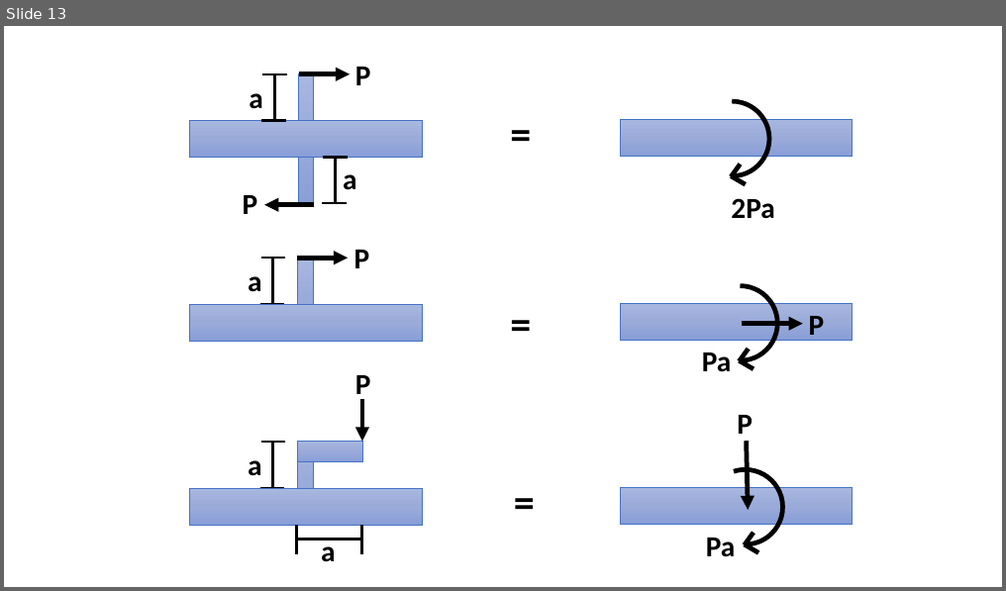
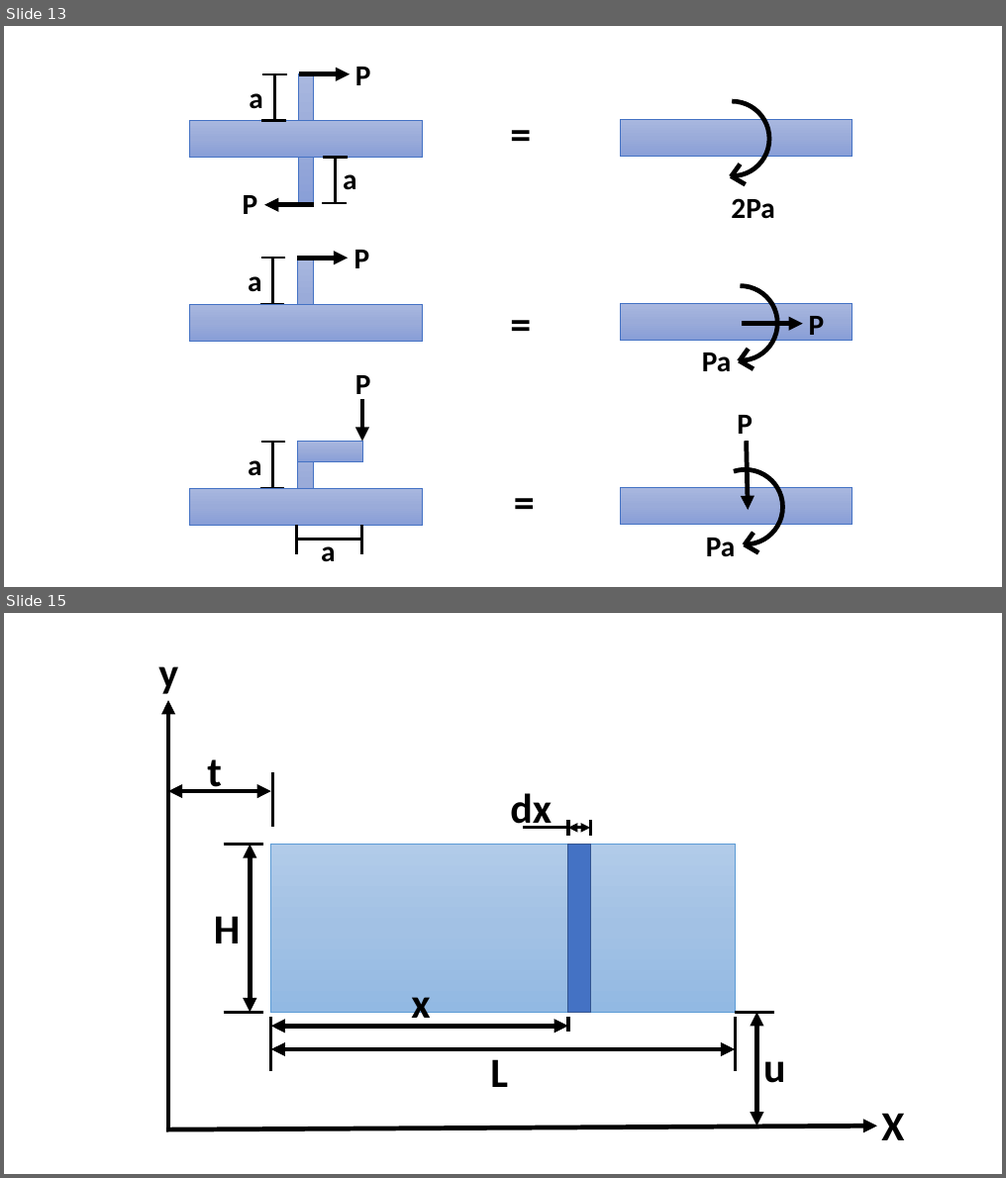
Before and after one commit to Kulasekaran-148/LATEX-Shortnotes-GATE, a slide deck: STRENGTH OF MATERIALS SHORTNOTES/SOM Revision.pptx. Shown one above the other, each under a label of ours: slide 13 before the commit, slides 13 and 15 after it; the slides between them are not shown. The pictures are 1006x591 and 1006x1178 pixels, drawn with LibreOffice and Linux fonts; fonts in the diff are those of the drawing. Boxes give left, top, right and bottom in pixels: in the first picture for what was removed or moved away, otherwise in the second. Text is boxed around its words. In the diff, an @@ line names an element or a change of style, - is before the commit and + after.

```diff
--- a/STRENGTH OF MATERIALS SHORTNOTES/SOM Revision.pptx
+++ b/STRENGTH OF MATERIALS SHORTNOTES/SOM Revision.pptx
@@ slide 15 added at bbox=[4, 613, 1002, 1174], background #FFFFFF @@
@@ text added at bbox=[158, 666, 178, 694], 40 pt, text #000000, bold @@
+y
@@ arrow added from (168, 1131) to (168, 700), #000000 4.5 pt @@
@@ text added at bbox=[207, 760, 222, 793], 40 pt, text #000000, bold @@
+t
@@ line added from (272, 772) to (272, 827), #000000 3 pt @@
@@ double arrow added from (168, 791) to (271, 791), #000000 4.5 pt @@
@@ text added at bbox=[510, 793, 551, 829], 40 pt, text #000000, bold @@
+dx
@@ line added from (568, 836) to (568, 820), #000000 3 pt @@
@@ line added from (590, 836) to (590, 820), #000000 3 pt @@
@@ line added from (224, 845) to (263, 845), #000000 3 pt @@
@@ double arrow added from (250, 1012) to (250, 845), #000000 4.5 pt @@
@@ rectangle added at bbox=[271, 845, 736, 1013], fill gradient #B1CBE9 to #A3C1E5 to #93B9E4, outline #5B9BD5 0.5 pt @@
@@ line added from (568, 828) to (523, 828), #000000 3 pt @@
@@ rectangle added at bbox=[568, 845, 590, 1013], fill #4472C4, outline #325491 1 pt @@
@@ double arrow added from (568, 828) to (590, 828), #000000 3 pt @@
@@ text added at bbox=[214, 916, 240, 944], 40 pt, text #000000, bold @@
+H
@@ text added at bbox=[411, 997, 430, 1028], 40 pt, text #000000, bold @@
+x
@@ line added from (224, 1012) to (263, 1012), #000000 3 pt @@
@@ line added from (271, 1017) to (271, 1072), #000000 3 pt @@
@@ double arrow added from (271, 1026) to (568, 1026), #000000 4.5 pt @@
@@ line added from (568, 1017) to (568, 1032), #000000 3 pt @@
@@ line added from (735, 1017) to (735, 1072), #000000 3 pt @@
@@ line added from (735, 1012) to (774, 1012), #000000 3 pt @@
@@ double arrow added from (757, 1127) to (757, 1012), #000000 4.5 pt @@
@@ double arrow added from (271, 1050) to (735, 1050), #000000 4.5 pt @@
@@ text added at bbox=[490, 1059, 508, 1087], 40 pt, text #000000, bold @@
+L
@@ text added at bbox=[763, 1061, 786, 1083], 40 pt, text #000000, bold @@
+u
@@ text added at bbox=[881, 1113, 904, 1141], 40 pt, text #000000, bold @@
+X
@@ arrow added from (166, 1131) to (877, 1127), #000000 4.5 pt @@
```
Also in this commit, not shown: 2 other slides added, 5 other files.
